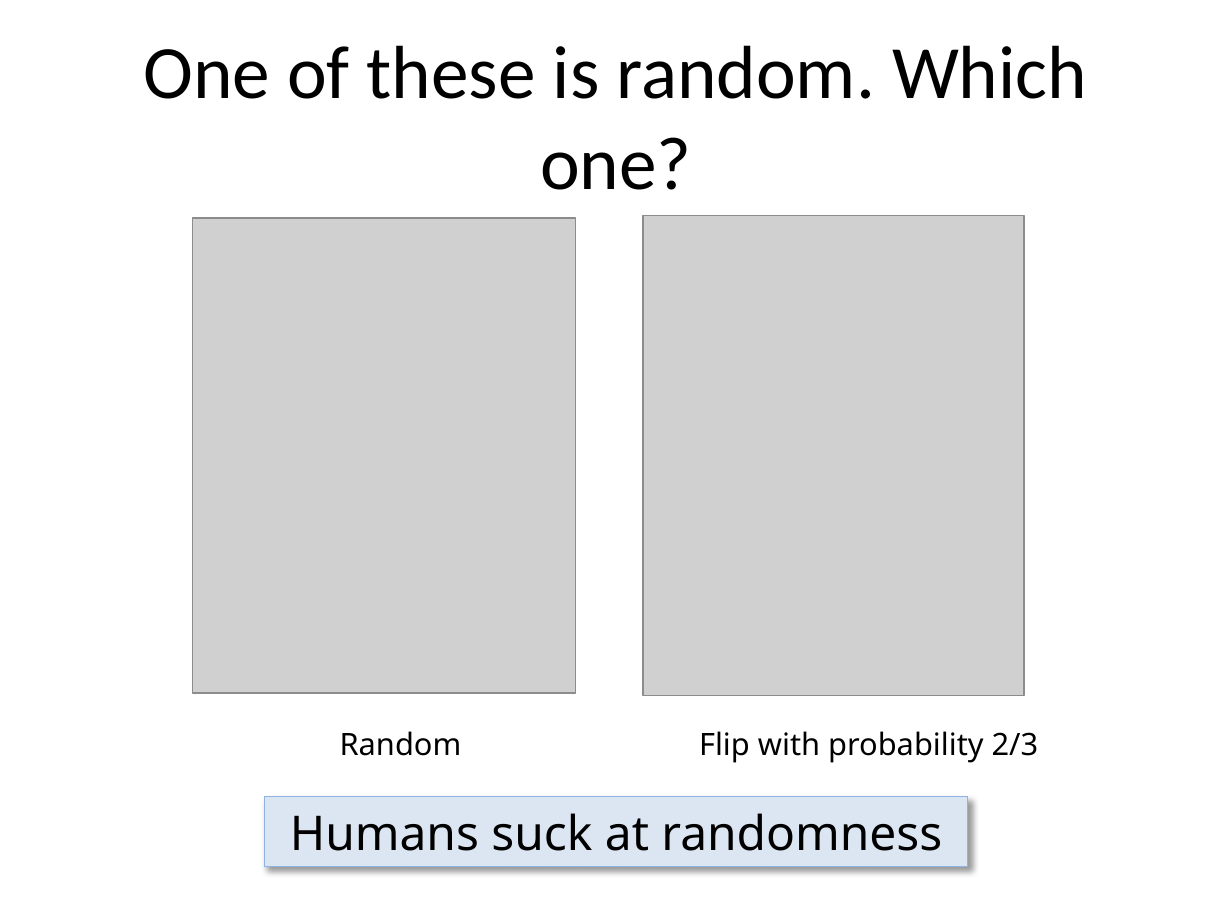
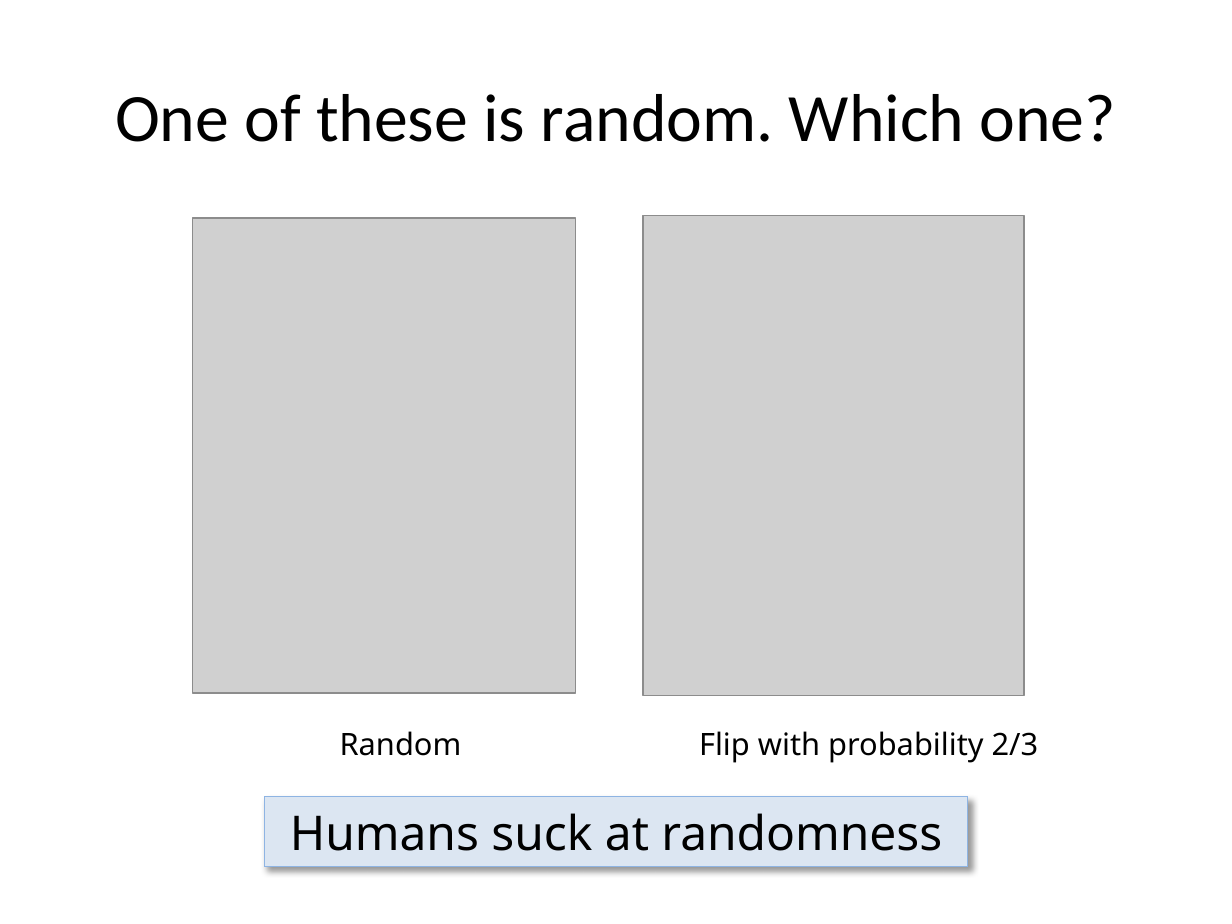
Before and after one commit to noise-lab/security-course, a slide deck: slide 41 of fall2016/lectures/3-Integrity-PRF.pptx. Drawn at 1232x924 pixels with LibreOffice and Linux fonts; fonts in the diff are those of the drawing; grey boxes stand for pictures. Boxes give left, top, right and bottom in pixels: in the first picture for what was removed or moved away, otherwise in the second. Text is boxed around its words. In the diff, an @@ line names an element or a change of style, - is before the commit and + after.

```diff
--- a/fall2016/lectures/3-Integrity-PRF.pptx
+++ b/fall2016/lectures/3-Integrity-PRF.pptx
@@ title "One of these is random. ..." at <box>115,94,1116,142</box>: size 44 to 39.6 pt @@
```
Also in this commit, not shown: 1 other slide changed, 1 other file.
